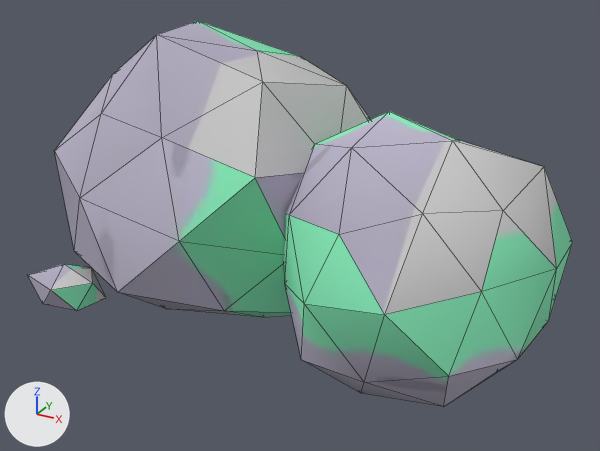
A saved change to the glTF model art/props/boulder_0.glb.
One viewpoint serves both versions: a 50 mm camera at (4.04, -7.36, 4.52) aimed at (0.0, -0.01, 0.85). Arrows for +X, +Y and +Z are at lower left; the lights stay in place. The first picture is the older version. Mesh edges are drawn as thin lines. Vertices at exactly the same position are counted once.

The first picture shows 'boulder_0'.
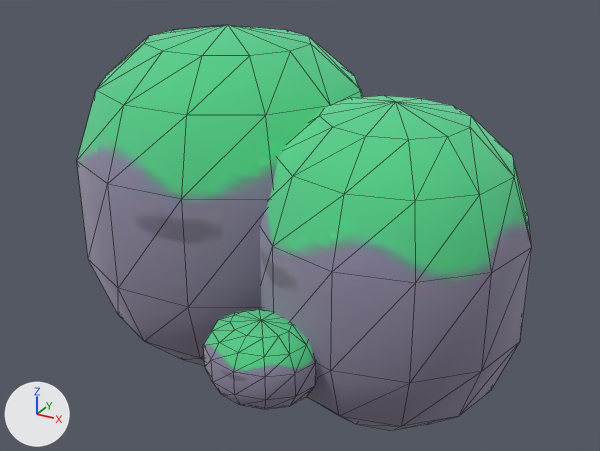
Boxes (x1, y1, x2, y2) around the edits, measured in the pictures (600 x 451 px):
'boulder_0', surface changed, reshaped, moved, rescaled (16% narrower)
    before: (28, 21, 573, 406)
    after: (77, 25, 532, 430)
part 1 of me_boulder_0, rebuilt (9% narrower, 15% taller)
    before: (54, 21, 370, 317)
    after: (77, 25, 364, 366)
part 2 of me_boulder_0, rebuilt (6% narrower, 13% taller)
    before: (283, 111, 573, 406)
    after: (260, 96, 532, 430)
part 3 of me_boulder_0, added
    after: (203, 309, 318, 409)
part 4 of me_boulder_0, deleted
    before: (28, 264, 106, 310)

What the commit changed:
In material 'Wood' (mat_wood), metallic goes from 0.0 to 1.0.
me_boulder_0 is used by ob_boulder_0; location (-0.016, 0.093, 1.217); scale (2.88, 2.88, 2.88).
me_boulder_0 had 120 vertices, 220 faces and spanned x -1.0..1.0, y -0.66..0.66, z -0.58..0.58.
me_boulder_0 now has 222 vertices, 432 faces and spans x -1.0..1.0, y -0.71..0.71, z -0.76..0.76.
me_boulder_0 part 1: the loose piece of 42 vertices spanning x -1.0..0.28, y -0.57..0.61, z -0.57..0.58 is rebuilt with 74 vertices and now spans x -1.0..0.3, y -0.46..0.71, z -0.76..0.76.
me_boulder_0 part 2: the loose piece of 42 vertices spanning x 0.01..1.0, y -0.66..0.26, z -0.58..0.38 is rebuilt with 74 vertices and now spans x -0.1..1.0, y -0.52..0.54, z -0.72..0.57.
me_boulder_0 part 3: a new loose piece of 74 vertices spanning x -0.04..0.41, y -0.71..-0.34, z -0.46..-0.14, in mat_wood (picture img_boulder_0_atlas).
me_boulder_0 part 4: the loose piece of 12 vertices spanning x -0.93..-0.65, y -0.61..-0.36, z -0.47..-0.29 is deleted.
Other edits to the shape of me_boulder_0 do not show in these pictures.
Object 'boulder_0' (ob_boulder_0) moves from (-0.016, 0.093, 1.217) to (-0.079, -0.125, 0.9).
Object 'boulder_0' (ob_boulder_0) is rescaled from (2.88, 2.88, 2.88) to (2.62, 2.62, 2.62).
